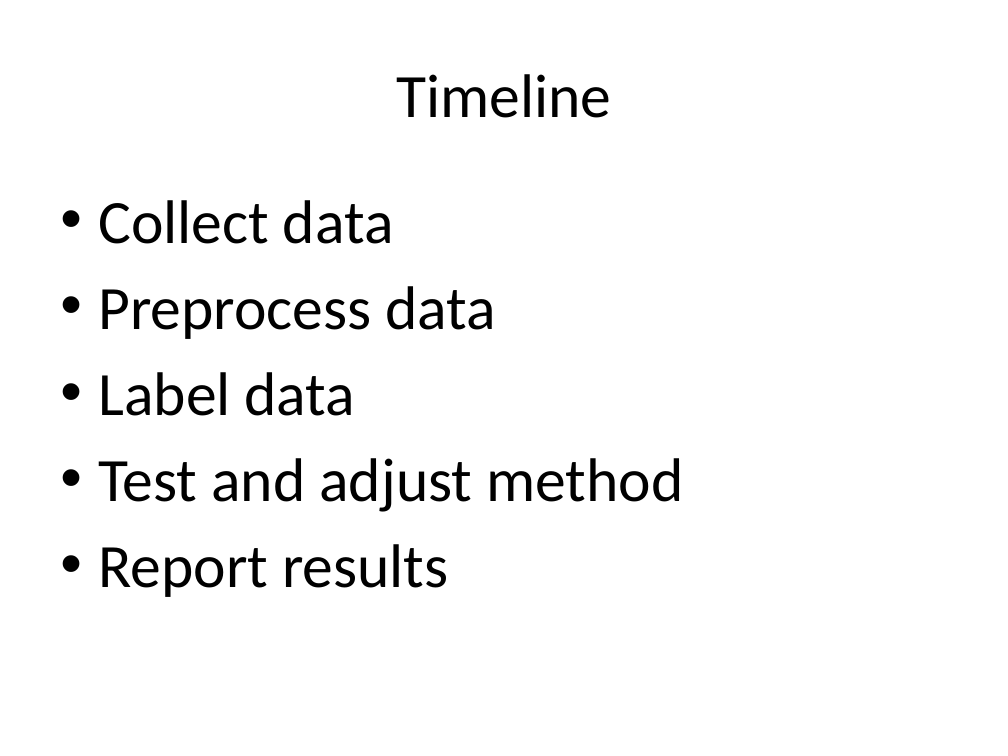
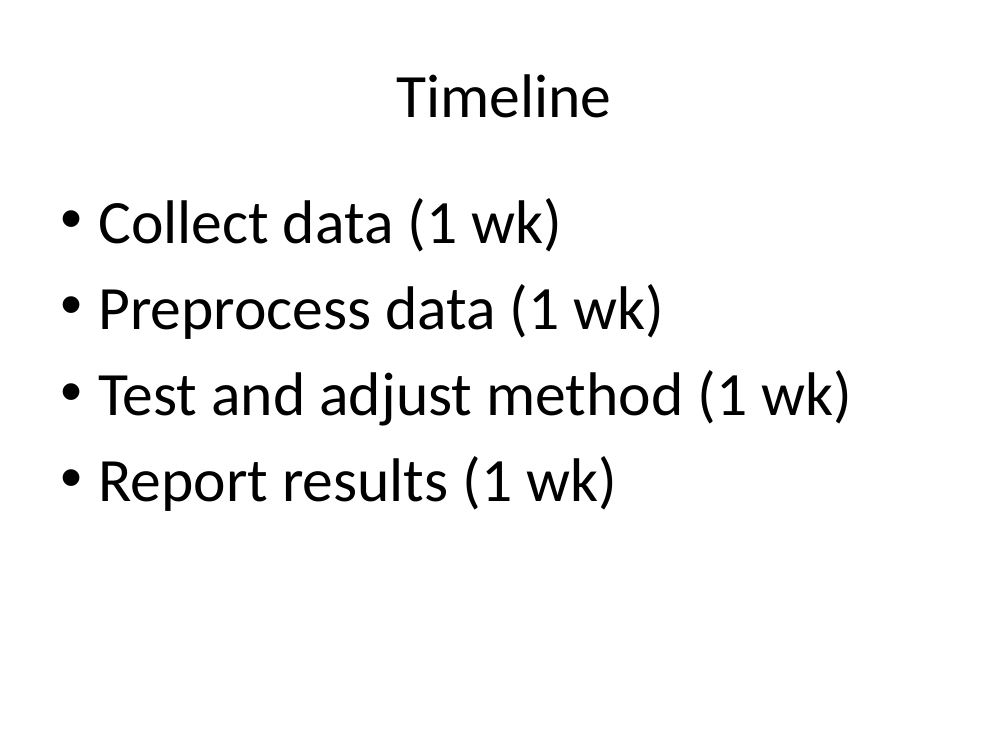
Before and after one commit to mramire8/osna, a slide deck: slide 10 of presentations/proposal.pptx. Drawn at 1008x756 pixels with LibreOffice and Linux fonts; fonts in the diff are those of the drawing. Boxes give left, top, right and bottom in pixels: in the first picture for what was removed or moved away, otherwise in the second. Text is boxed around its words. In the diff, an @@ line names an element or a change of style, - is before the commit and + after.

```diff
--- a/presentations/proposal.pptx
+++ b/presentations/proposal.pptx
@@ text at [98,198,852,511]: text changed @@
-• Collect data
-• Preprocess data
-• Label data
-• Test and adjust method
-• Report results
+• Collect data (1 wk)
+• Preprocess data (1 wk)
+• Test and adjust method (1 wk)
+• Report results (1 wk)
```
Also in this commit, not shown: 4 other slides changed.
